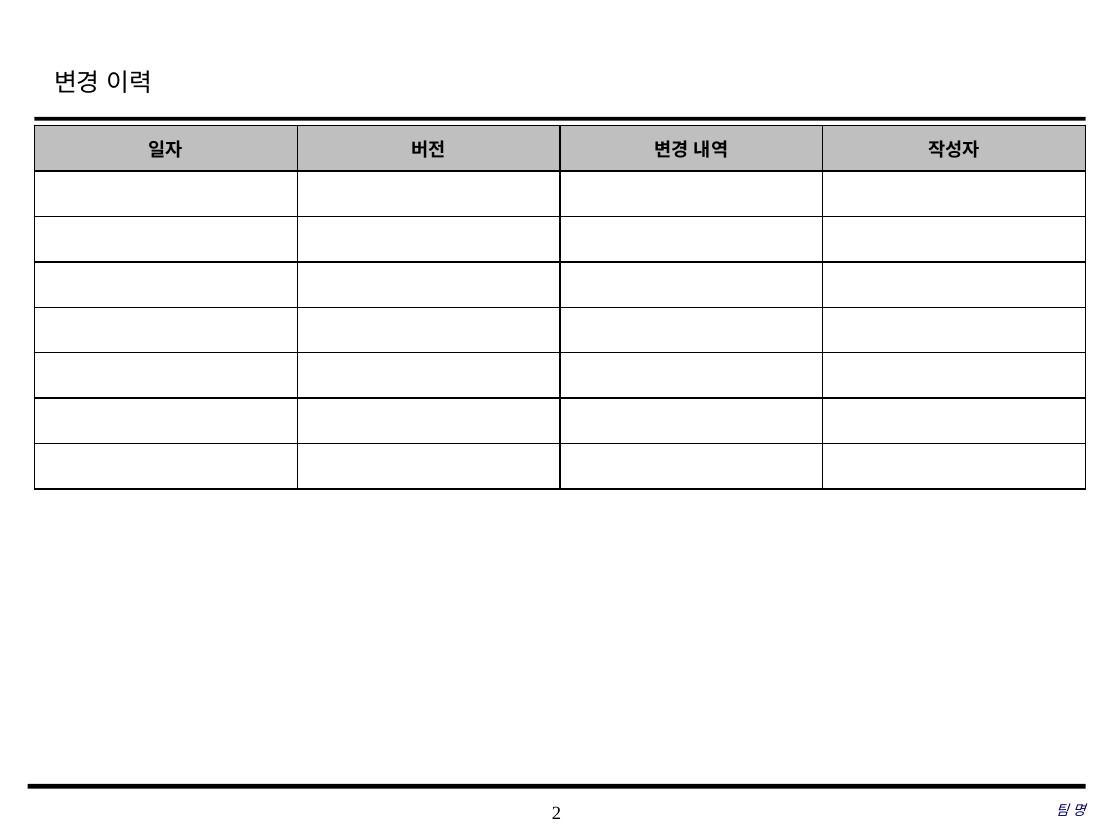
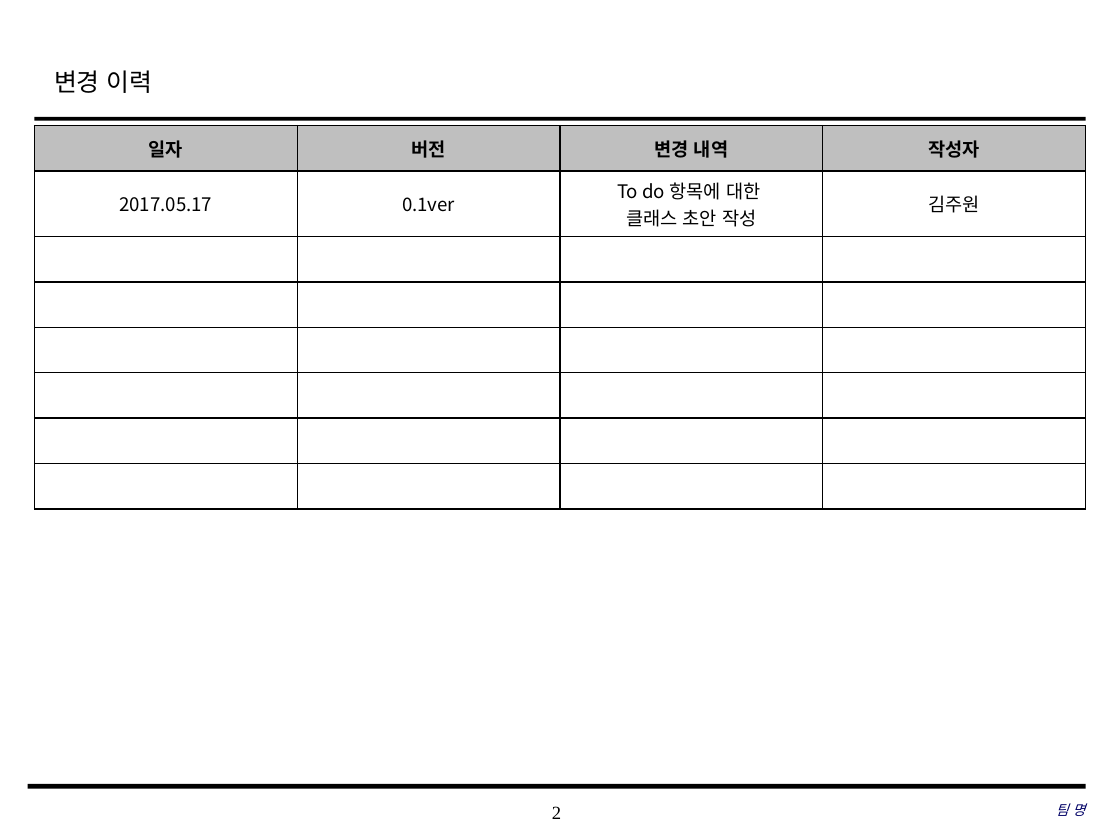
Before and after one commit to SE-admin/SE2017_2_mixharmony, a slide deck: slide 2 of doc/3_ 설계서/Class Design.pptx. Drawn at 1120x840 pixels with LibreOffice and Linux fonts; fonts in the diff are those of the drawing; background and template pictures are left out. Boxes give left, top, right and bottom in pixels: in the first picture for what was removed or moved away, otherwise in the second. Text is boxed around its words. In the diff, an @@ line names an element or a change of style, - is before the commit and + after.

Commit message:
#862 Class Design.pptx (To do 항목에 대한 클래스 설계 초안 작성)

```diff
--- a/doc/3_ 설계서/Class Design.pptx
+++ b/doc/3_ 설계서/Class Design.pptx
@@ table at (x1=35, y1=125, x2=1088, y2=500) @@
+row 2: 2017.05.17 | 0.1ver | To do 항목에 대한 / 클래스 초안 작성 | 김주원
-row 8:  |  |  | 
```
Also in this commit, not shown: 1 other slide changed, 2 slides added.
